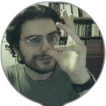
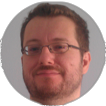
Layer changes from the first w=106, h=106 image to the second:
added layer "pagojo" above "tsiftsis" over (0, 1, 106, 106)
hid "vvatikiotis" over (0, 1, 106, 106)
